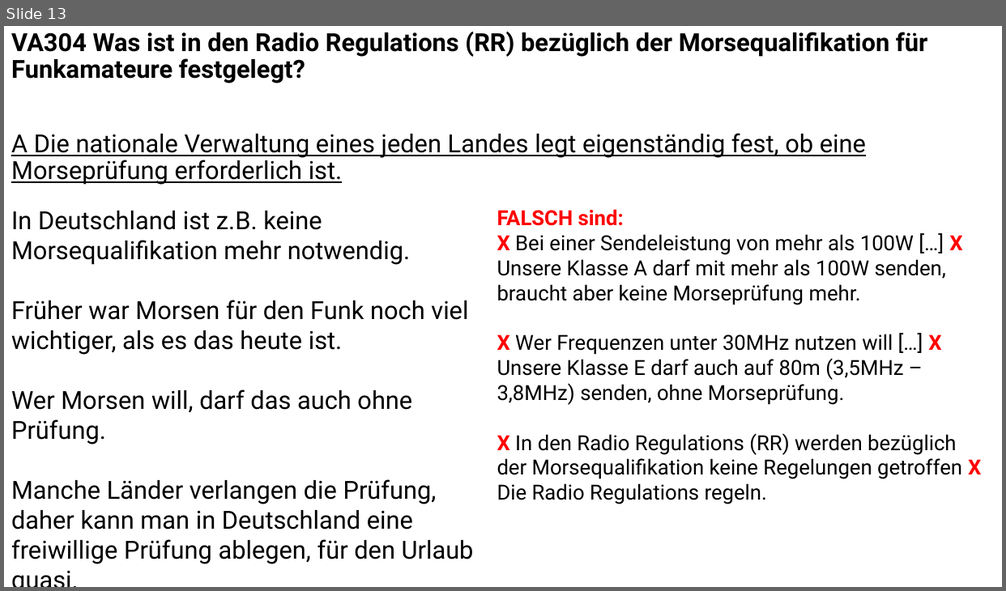
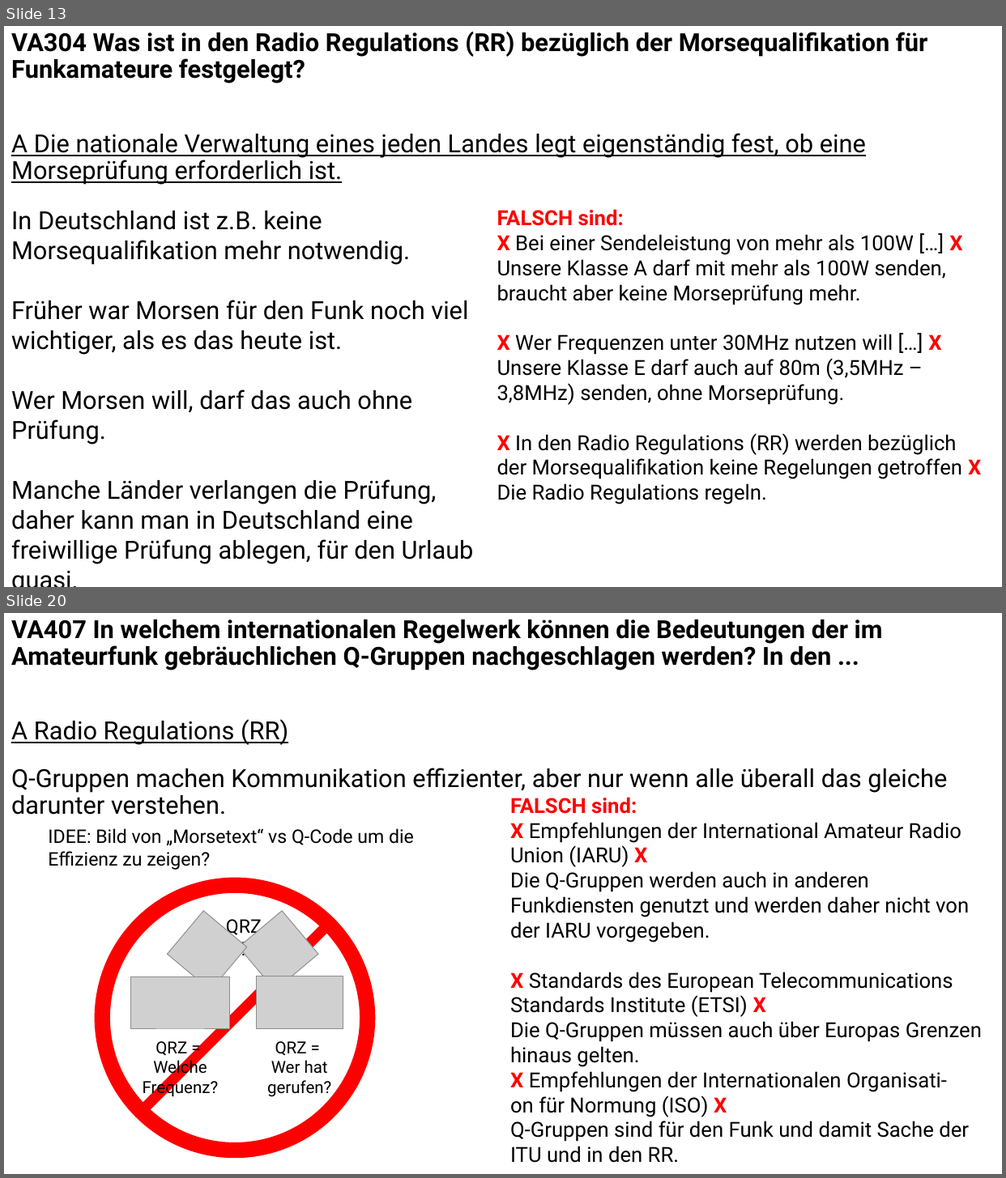
Before and after one commit to Nothinel/Lichtblicke_Amateurfunk, a slide deck: Kenntnisse_von_Vorschriften/Lichtblicke_Kenntnisse_von_Vorschriften.pptx. Shown one above the other, each under a label of ours: slide 13 before the commit, slides 13 and 20 after it; the slides between them are not shown. The pictures are 1006x591 and 1006x1178 pixels, drawn with LibreOffice and Linux fonts; fonts in the diff are those of the drawing; grey boxes stand for pictures. Boxes give left, top, right and bottom in pixels: in the first picture for what was removed or moved away, otherwise in the second. Text is boxed around its words. In the diff, an @@ line names an element or a change of style, - is before the commit and + after.

```diff
--- a/Kenntnisse_von_Vorschriften/Lichtblicke_Kenntnisse_von_Vorschriften.pptx
+++ b/Kenntnisse_von_Vorschriften/Lichtblicke_Kenntnisse_von_Vorschriften.pptx
@@ slide 20 added at [4,613,1002,1174], background #FFFFFF @@
@@ text added at [11,619,883,745], 24 pt, text #000000, bold @@
+VA407 In welchem internationalen Regelwerk können die Bedeutungen der im Amateurfunk gebräuchlichen Q-Gruppen nachgeschlagen werden? In den ...
+A Radio Regulations (RR)
@@ text added at [11,768,947,815], 24 pt, text #000000 @@
+Q-Gruppen machen Kommunikation effizienter, aber nur wenn alle überall das gleiche darunter verstehen.
@@ text added at [510,797,982,1163], 20 pt, text #000000 @@
+FALSCH sind:
+X Empfehlungen der International Amateur Radio
+Union (IARU) X
+Die Q-Gruppen werden auch in anderen Funkdiensten genutzt und werden daher nicht von der IARU vorgegeben.
+X Standards des European Telecommunications
+Standards Institute (ETSI) X
+Die Q-Gruppen müssen auch über Europas Grenzen hinaus gelten.
+X Empfehlungen der Internationalen Organisati-
+on für Normung (ISO) X
+Q-Gruppen sind für den Funk und damit Sache der ITU und in den RR.
@@ text added at [48,828,414,870], 18 pt, text #000000 @@
+IDEE: Bild von „Morsetext“ vs Q-Code um die Effizienz zu zeigen?
@@ group added at [102,885,367,1151]: 4 pictures, 3 texts, 1 line, 1 ellipse @@
+QRZ?
+QRZ =
+Wer hat gerufen?
+QRZ =
+Welche Frequenz?
```
Also in this commit, not shown: 1 slide changed, 5 other slides added, 3 other files.
